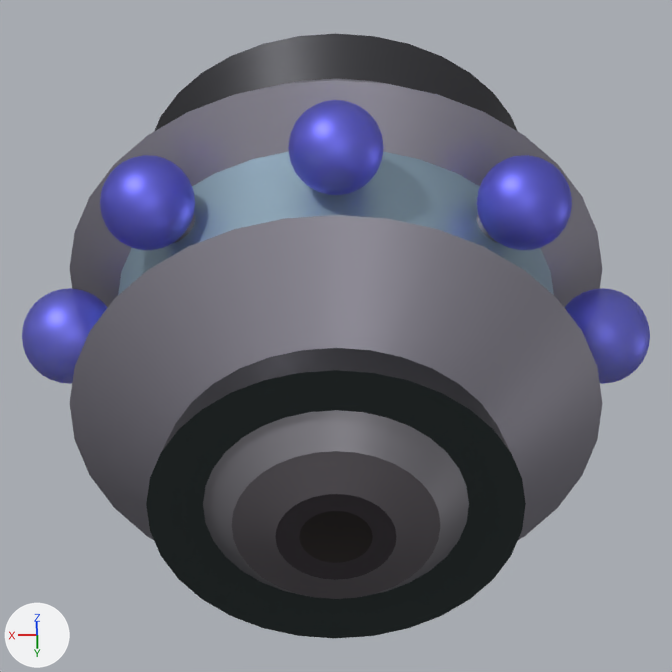
The Blender file Blends - Projectiles/Stellar Grenade/Stellar Grenade.blend: old version first, new version second.
Before and after are seen from the file's camera 'Ship Top.001'. The lights are fixed; the arrows at lower left show +X, +Y and +Z.

In view in the first picture: 'Stellar Grenade.001', 'Stellar Grenade.002'.
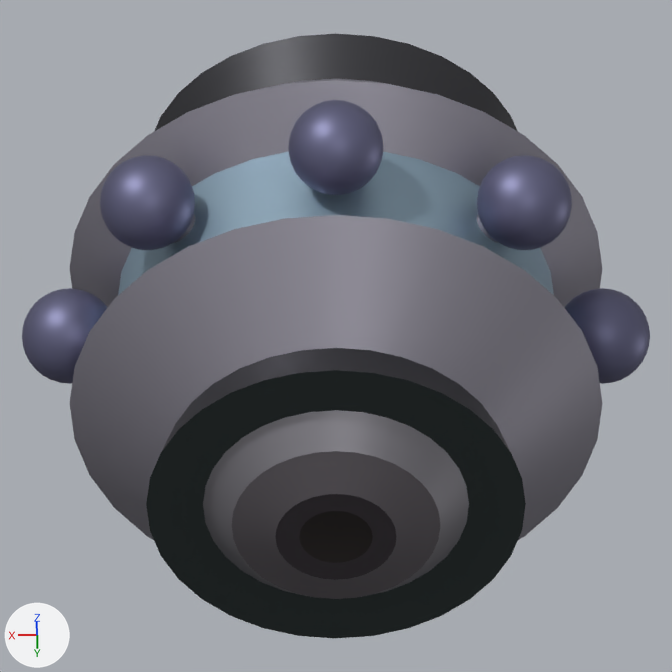
What changed in the scene script:
```text
Add mat_grenade_002:
    mat_grenade_002 = principled_material('Grenade.002')
    mat_grenade_002.base_color = (0.162, 0.162, 0.279)  # blue #707090
    mat_grenade_002.metallic = 0.7
Change me_cylinder_001:
    where me_cylinder_001.from_pydata(...)  # 3592 vertices, 3584 faces; spans x -0.021..0.021, y -0.14..0.14, z -0.14..0.14
    remove me_cylinder_001.materials.append(mat_glow)  # blue #7777fd
    add me_cylinder_001.materials.append(mat_grenade_002)  # blue #707090
```

What differs and where, as boxes [x1, y1, x2, y2] in the pictures (672 x 672 px):
'Stellar Grenade.002', recoloured: [22, 100, 650, 384] in both
